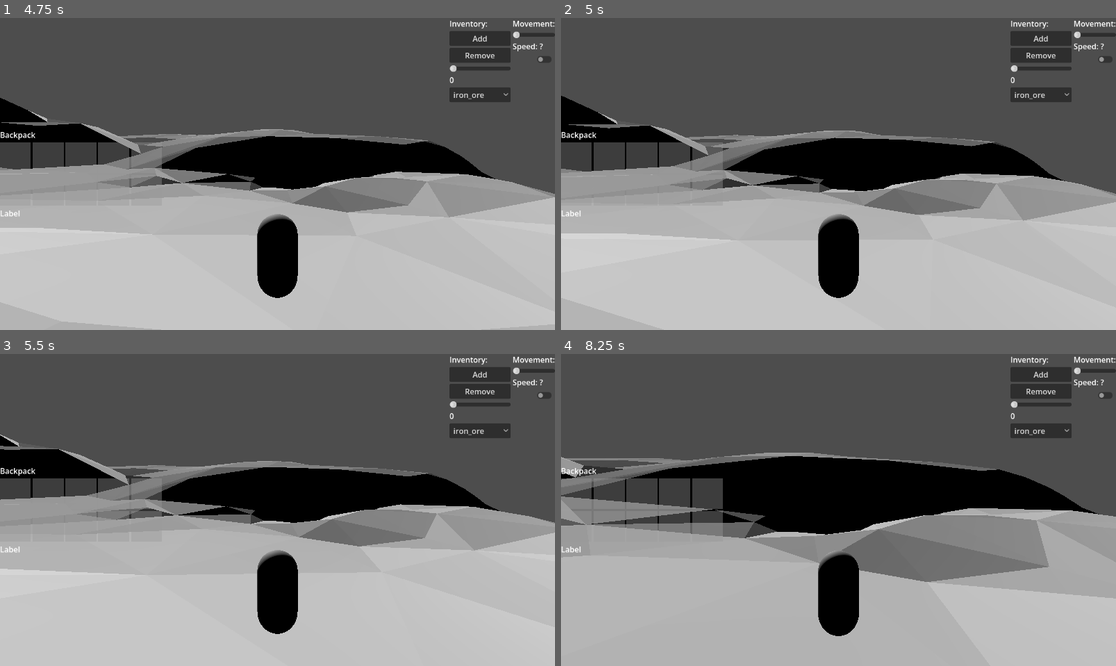
Above: before the commit, frames 1-4 (two rows, left to right).
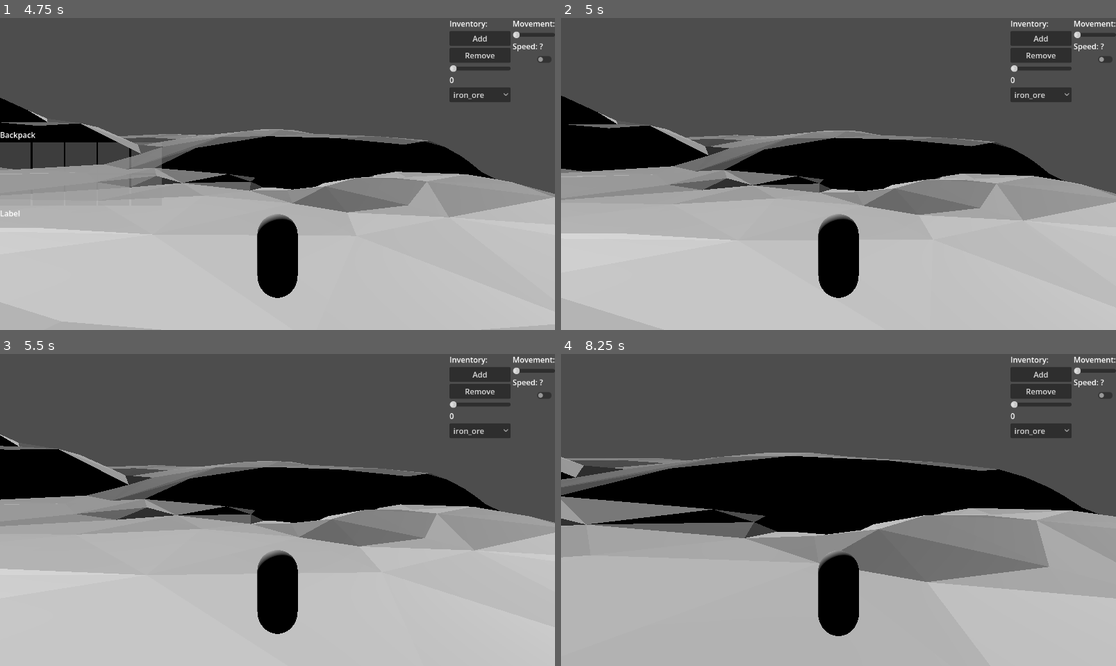
Above: after the commit, the same moments.

Repository: FyX0X/firkx-game-jam
Game: Godot game, scene res://main.tscn
Same seed, same stepped clock (60 frames per second), same inputs: the game is played once before the commit and once after it.
Inputs (mouse positions are in pixels of both pictures, inside the frame that each line leads up to):
- Up to frame 1 (4.75 s): tap Enter at 0.5 s; move the mouse to (305, 174) at 0.52 s; hold E (interact) 0.53-1.28 s; hold W (forward) 0.53-4.28 s; click (305, 174) at 0.67 s; tap Space (jump) at 0.77, 1.52, 3.02, 3.77, 4.52 s; move the mouse to (249, 174) at 1.27 s; tap E (interact) at 1.35, 2.85, 4.35 s; click (249, 174) at 1.42 s; move the mouse to (288, 167) at 2.02 s; hold E (interact) 2.03-2.78 s; click (288, 167) at 2.17 s; move the mouse to (271, 180) at 2.77 s; click (271, 180) at 2.92 s; move the mouse to (316, 177) at 3.52 s; hold E (interact) 3.53-4.28 s; click (316, 177) at 3.67 s; tap Tab (inventory) at 4.15 s; move the mouse to (277, 174) at 4.27 s; hold A (left) from 4.28 s (still down); click (277, 174) at 4.42 s
- Up to frame 2 (5 s): keep holding A (left); tap Escape (ui_cancel) at 4.9 s
- Up to frame 3 (5.5 s): move the mouse to (283, 510) at 5.02 s; release A (left) at 5.03 s; hold W (forward) from 5.03 s (still down); hold E (interact) from 5.03 s (still down); click (283, 510) at 5.17 s
- Up to frame 4 (8.25 s): move the mouse to (816, 503) at 5.77 s; release W (forward) at 5.78 s; release E (interact) at 5.78 s; hold D (right) 5.78-6.53 s; tap E (interact) at 5.85, 7.35 s; click (816, 503) at 5.92 s; tap Space (jump) at 6.02, 6.77, 7.52 s; move the mouse to (866, 510) at 6.52 s; hold E (interact) 6.53-7.28 s; hold W (forward) from 6.53 s (still down); click (866, 510) at 6.67 s; move the mouse to (810, 510) at 7.27 s; click (810, 510) at 7.42 s; move the mouse to (849, 503) at 8.02 s; hold E (interact) from 8.03 s (still down); click (849, 503) at 8.17 s

Frame 1 is identical in both runs. In frame 2, 2.2% of the frame differs, in the area x 0-30%, y 36-64%; in frame 3, 1.6%; in frame 4, 2.8%.

Commit message:
exit inv on escape

Diff:
--- a/UI/inventory_hud.gd
+++ b/UI/inventory_hud.gd
@@ -39,6 +39,8 @@
 	_set_ui_mode(true)
 
 func close() -> void:
+	if not is_open:
+		return
 	is_open = false
 	_cancel_grab()
 	hide()
--- a/main.gd
+++ b/main.gd
@@ -16,10 +16,8 @@
 
 func _input(event):
 	if event.is_action_pressed("ui_cancel"):
-		if Input.mouse_mode == Input.MOUSE_MODE_CAPTURED:
-			Input.mouse_mode = Input.MOUSE_MODE_VISIBLE
-		else:
-			Input.mouse_mode = Input.MOUSE_MODE_CAPTURED
+		inventory_hud.close()
+		print("TODO: implement pause")
 
 	if event.is_action_pressed("inventory"):
 		if inventory_hud.is_open:
@@ -32,6 +30,7 @@
 	print("debug: on_player_interacted - " + str(target))
 	if target.has_method("get_inventory"):
 		inventory_hud.open_transfer(player.get_inventory(), target.get_inventory())
+		hud_layer.clear_popup_message()
 	elif target.has_method("interact"):
 		target.interact(player)
 	else:
